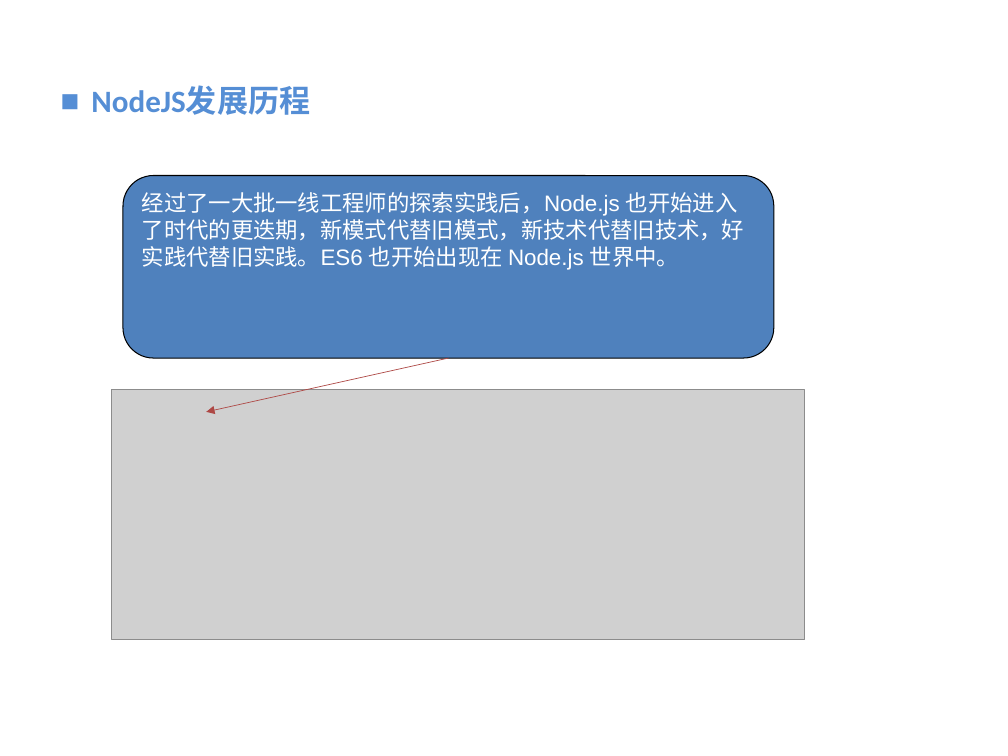
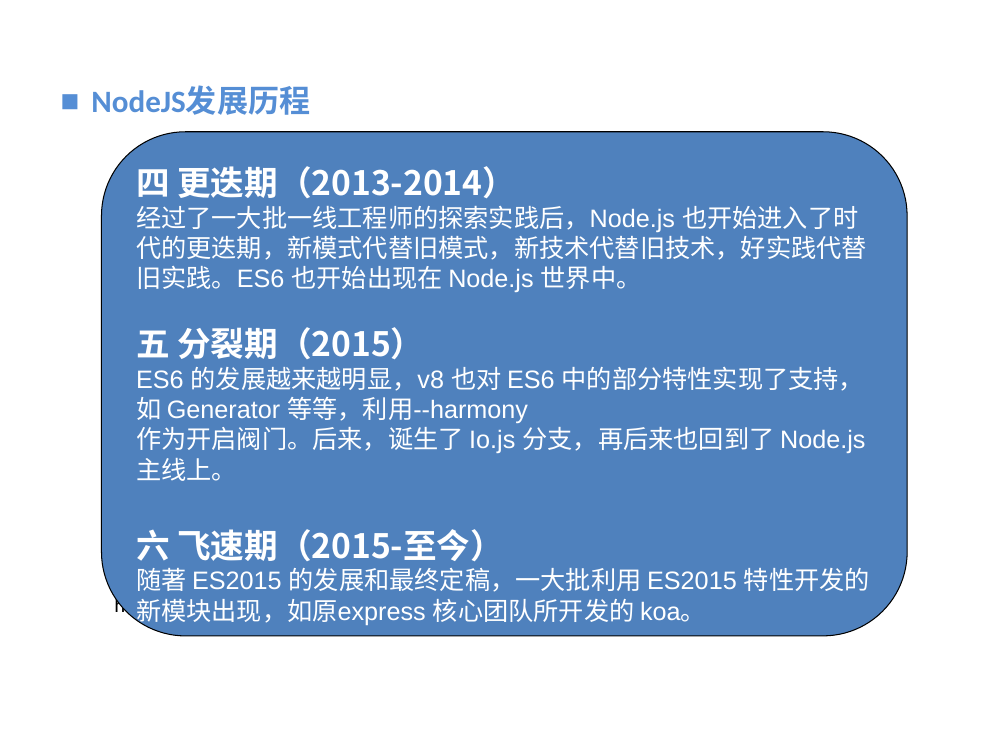
Before and after one commit to vaik/Documents, a slide deck: slide 7 of 我的分享/NodeJS基础概念理解.ppt (slide 8 before the commit). Drawn at 1008x756 pixels with LibreOffice and Linux fonts; fonts in the diff are those of the drawing; grey boxes stand for pictures; background and template pictures are left out. Boxes give left, top, right and bottom in pixels: in the first picture for what was removed or moved away, otherwise in the second. Text is boxed around its words. In the diff, an @@ line names an element or a change of style, - is before the commit and + after.

```diff
--- a/我的分享/NodeJS基础概念理解.ppt
+++ b/我的分享/NodeJS基础概念理解.ppt
@@ rounded rectangle "四 更迭期（2013-2014）": place and size @@
-rounded rectangle "四 更迭期（2013-2014）" at bbox=[123, 175, 774, 358]
+rounded rectangle "四 更迭期（2013-2014）" at bbox=[102, 132, 907, 636]
@@ text in rounded rectangle at bbox=[136, 166, 516, 198]: paragraph added @@
+四 更迭期（2013-2014）
@@ text in rounded rectangle at bbox=[136, 206, 867, 292]: size 16 to 18 pt in "经过了一大批一线工程师的探索实践后，Node.js 也开始进入了时代的更迭期，新模式代替旧模式，新技术代替旧技术，好实践 ..." @@
@@ text in rounded rectangle at bbox=[136, 327, 870, 626]: paragraphs added @@
+五 分裂期（2015）
+ES6 的发展越来越明显，v8 也对 ES6 中的部分特性实现了支持，如 Generator 等等，利用--harmony
+作为开启阀门。后来，诞生了 Io.js 分支，再后来也回到了 Node.js 主线上。
+六 飞速期（2015-至今）
+随著 ES2015 的发展和最终定稿，一大批利用 ES2015 特性开发的新模块出现，如原express 核心团队所开发的 koa。
@@ arrow removed from (449, 358) to (207, 412) @@
@@ picture removed at bbox=[112, 390, 804, 640] @@
@@ text added at bbox=[114, 595, 640, 618], 14.8 pt, text #000000 @@
+https://github.com/nodejs/node/blob/v4.4.5/CHANGELOG.md
```
Also in this commit, not shown: 2 other slides changed, 2 slides added, 5 slides removed.
